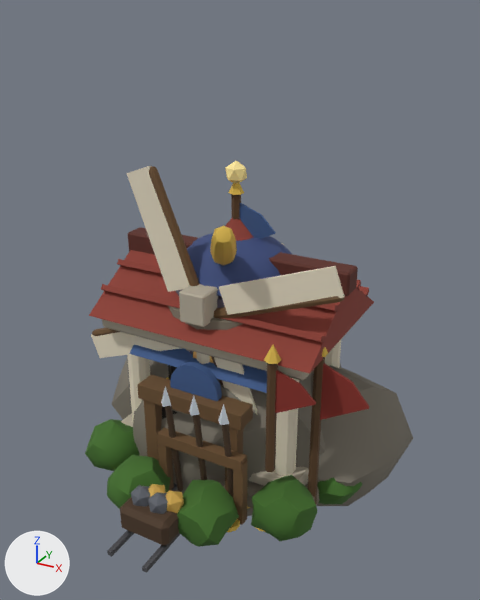
Before and after pictures for a commit that changed the glTF model game/assets/models/mapobj.glb.
Camera for both pictures: a 50 mm camera at (0.786, -1.361, 1.169) aimed at (0.03, 0.014, 0.482). The lights are fixed; the arrows at lower left show +X, +Y and +Z. The first picture is the older version.

Names of what the first picture shows: 'obj_learning', 'obj_mine', 'obj_shrine_att', 'obj_shrine_def', 'obj_shrine_know', 'obj_shrine_power', 'obj_well', 'obj_windmill' and 1 more.
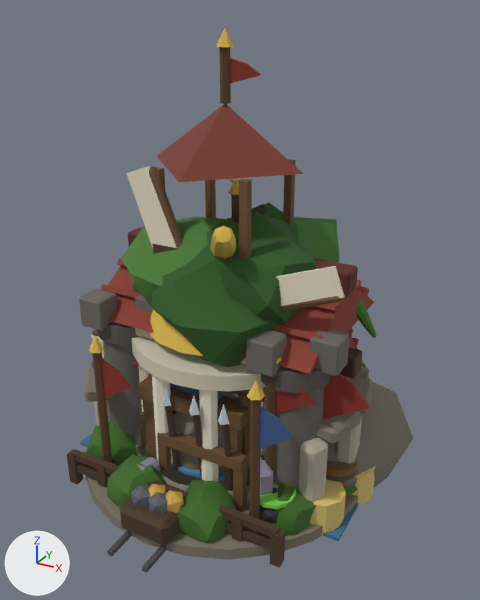
What differs and where, as boxes (x1, y1, x2, y2) in the pictures (480 x 600 px):
'obj_tree', added: after (121, 202, 340, 367)
'obj_arena', added: after (84, 335, 373, 560)
'obj_prison', added: after (79, 289, 350, 488)
'obj_lookout', added: after (141, 28, 303, 486)
'obj_temple', added: after (132, 310, 265, 515)
'obj_stables', added (mostly hidden): after (67, 347, 375, 568)
'obj_witch_hut', added (mostly hidden): after (112, 204, 297, 524)
'obj_trading_post', added (mostly hidden): after (132, 362, 358, 499)
'obj_magic_shrine', added: after (137, 457, 273, 495)
'obj_watermill', added (mostly hidden): after (80, 328, 359, 541)
'obj_fountain', added (mostly hidden): after (137, 446, 248, 491)
'obj_oasis', added: after (357, 299, 376, 338)
'obj_learning', unchanged, covered by the edit: before (89, 227, 374, 508); after (101, 227, 374, 374)
'obj_shrine_power', unchanged, covered by the edit: before (176, 161, 292, 363); after (210, 178, 246, 258)
'obj_shrine_def', unchanged, covered by the edit: before (168, 183, 284, 401); after (170, 184, 239, 400)
'obj_well', unchanged, covered by the edit: before (129, 345, 267, 393)

Patch to the scene script:
```diff
--- a/game/assets/models/mapobj.glb.py
+++ b/game/assets/models/mapobj.glb.py
@@ ob_obj_trading_post @@
+ob_obj_trading_post = bpy.data.objects.new('obj_trading_post', me_cube_205)  # 402 vertices, 696 faces; spans x -0.36..0.388, y -0.16..0.22, z 0.0..0.44; in mat_box_2_m (brown #6b4f30), mat_box_7_m (brown #4a3624), mat_m_8a2f26 (red #8a2f26), mat_k_e6dcc4 (pale yellow #e6dcc4), mat_prism_121_m (brown #7a5a34), mat_box_5_m (dark grey #4a4a4e), mat_cone_8_m (yellow #d8b44a), mat_m_c96a3a (orange #c96a3a), mat_m_7ab04a (green #7ab04a), mat_m_d8b44a_002 (yellow #d8b44a), mat_m_8a3a8a (purple #8a3a8a)
+ob_obj_trading_post.location = (0.0, 0.0, 0.0)
@@ ob_obj_prison @@
+ob_obj_prison = bpy.data.objects.new('obj_prison', me_cube_175)  # 904 vertices, 1640 faces; spans x -0.328..0.357, y -0.206..0.24, z 0.0..0.5; in mat_box_199_m (dark grey #6b665f), mat_box_200_m (dark grey #5a5650), mat_box_1_m (black #1a1612), mat_k_9aa0a8 (grey #9aa0a8)
+ob_obj_prison.location = (0.0, 0.0, 0.0)
@@ ob_obj_magic_shrine @@
+ob_obj_magic_shrine = bpy.data.objects.new('obj_magic_shrine', me_cone_094)  # 225 vertices, 398 faces; spans x -0.323..0.323, y -0.302..0.302, z 0.0..0.675; in mat_k_5e5868 (dark grey #5e5868), mat_box_188_m (greyish blue #7a7490), mat_cone_189_m (grey #9a94b0), mat_box_190_m (blue #8ad0ff), mat_m_8ad0ff (blue #8ad0ff), mat_box_193_m (grey #8a8496)
+ob_obj_magic_shrine.location = (0.0, 0.0, 0.0)
@@ ob_obj_witch_hut @@
+ob_obj_witch_hut = bpy.data.objects.new('obj_witch_hut', me_stilt)  # 528 vertices, 972 faces; spans x -0.283..0.303, y -0.26..0.31, z 0.0..0.741; in mat_m_4a3624 (brown #4a3624), mat_box_179_m (brown #6b5a3a), mat_k_3e4a2a (dark green #3e4a2a), mat_m_3e4a2a (dark green #3e4a2a), mat_box_7_m (brown #4a3624), mat_box_181_m (green #a0e070), mat_box_2_m (brown #6b4f30), mat_m_2a2a2e (black #2a2a2e), mat_k_7ad04a (green #7ad04a), mat_m_e6dcc4 (pale yellow #e6dcc4), mat_m_1a1612 (black #1a1612)
+ob_obj_witch_hut.location = (0.0, 0.0, 0.0)
@@ ob_obj_tree @@
+ob_obj_tree = bpy.data.objects.new('obj_tree', me_trunk)  # 826 vertices, 1564 faces; spans x -0.285..0.252, y -0.261..0.288, z -0.016..0.732; in mat_m_6b5330 (brown #6b5330), mat_m_2f5a24 (dark green #2f5a24), mat_m_3f7030 (dark green #3f7030), mat_m_4a7a34 (dark green #4a7a34), mat_m_ffd86a (yellow #ffd86a)
+ob_obj_tree.location = (0.0, 0.0, 0.0)
@@ ob_obj_temple @@
+ob_obj_temple = bpy.data.objects.new('obj_temple', me_cone_077)  # 521 vertices, 942 faces; spans x -0.3..0.3, y -0.3..0.3, z 0.0..0.685; in mat_k_7d7566 (brown #7d7566), mat_k_b3aa98 (grey #b3aa98), mat_k_e6dcc4 (pale yellow #e6dcc4), mat_k_f0e8d4 (pale yellow #f0e8d4), mat_k_cfc7b0 (pale yellow #cfc7b0), mat_cone_8_m (yellow #d8b44a), mat_m_fff0b0 (beige #fff0b0), mat_box_178_m (brown #5a3a20)
+ob_obj_temple.location = (0.0, 0.0, 0.0)
@@ ob_obj_fountain @@
+ob_obj_fountain = bpy.data.objects.new('obj_fountain', me_cone_070)  # 1294 vertices, 2544 faces; spans x -0.26..0.26, y -0.26..0.26, z 0.0..0.46; in mat_k_b3aa98 (grey #b3aa98), mat_k_4a8ab0 (blue #4a8ab0), mat_k_6ab0d8 (blue #6ab0d8), mat_cone_175_m (green #5ad05a), mat_m_9ad8f0 (cyan #9ad8f0)
+ob_obj_fountain.location = (0.0, 0.0, 0.0)
@@ ob_obj_arena @@
+ob_obj_arena = bpy.data.objects.new('obj_arena', me_cone_064)  # 792 vertices, 1464 faces; spans x -0.4..0.4, y -0.4..0.4, z 0.0..0.44; in mat_k_7d7566 (brown #7d7566), mat_k_c9b47a (yellow #c9b47a), mat_k_b3aa98 (grey #b3aa98), mat_k_5a4026 (brown #5a4026), mat_cone_8_m (yellow #d8b44a), mat_m_8a2f26 (red #8a2f26), mat_k_3e5a8a (blue #3e5a8a), mat_m_c9d2db (light grey #c9d2db)
+ob_obj_arena.location = (0.0, 0.0, 0.0)
@@ ob_obj_lookout @@
+ob_obj_lookout = bpy.data.objects.new('obj_lookout', me_leg)  # 960 vertices, 1860 faces; spans x -0.2..0.2, y -0.2..0.2, z 0.005..1.13; in mat_m_6b4f30 (brown #6b4f30), mat_box_7_m (brown #4a3624), mat_box_2_m (brown #6b4f30), mat_k_7a3a2e (dark red #7a3a2e), mat_k_5a4026 (brown #5a4026), mat_cone_8_m (yellow #d8b44a), mat_m_8a2f26 (red #8a2f26)
+ob_obj_lookout.location = (0.0, 0.0, 0.0)
@@ ob_obj_oasis @@
+ob_obj_oasis = bpy.data.objects.new('obj_oasis', me_cone_059)  # 1680 vertices, 3284 faces; spans x -0.381..0.361, y -0.34..0.34, z -0.02..0.518; in mat_k_d6c08a (beige #d6c08a), mat_k_3e7ea4 (blue #3e7ea4), mat_m_7a5a30 (brown #7a5a30), mat_m_3f7a2a (dark green #3f7a2a), mat_m_a89070 (beige #a89070)
+ob_obj_oasis.location = (0.0, 0.0, 0.0)
@@ ob_obj_stables @@
+ob_obj_stables = bpy.data.objects.new('obj_stables', me_cube_103)  # 838 vertices, 1572 faces; spans x -0.33..0.417, y -0.312..0.26, z 0.0..0.36; in mat_box_2_m (brown #6b4f30), mat_prism_121_m (brown #7a5a34), mat_box_7_m (brown #4a3624), mat_box_129_m (black #2a1e14), mat_k_d8c070 (yellow #d8c070), mat_k_c8d2db (light grey #c8d2db)
+ob_obj_stables.location = (0.0, 0.0, 0.0)
@@ ob_obj_watermill @@
+ob_obj_watermill = bpy.data.objects.new('obj_watermill', me_cube_065)  # 1938 vertices, 3684 faces; spans x -0.4..0.4, y -0.17..0.28, z -0.012..0.45; in mat_k_d6cbb2 (beige #d6cbb2), mat_box_7_m (brown #4a3624), mat_prism_59_m (red #8a3a2e), mat_box_60_m (dark red #5a2a20), mat_box_43_m (orange #ffcf7a), mat_box_2_m (brown #6b4f30), mat_m_4a3624 (brown #4a3624), mat_m_4a3624_001 (brown #4a3624), mat_box_119_m (blue #3e6e94)
+ob_obj_watermill.location = (0.0, 0.0, 0.0)
```
